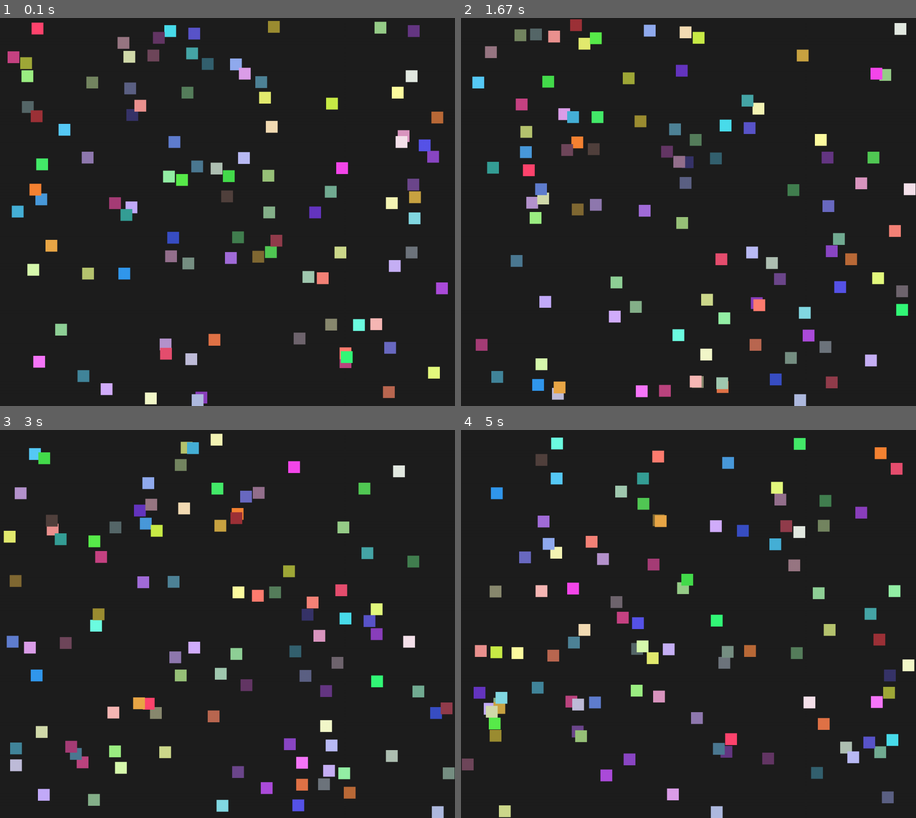
Above: before the commit, frames 1-4 (two rows, left to right).
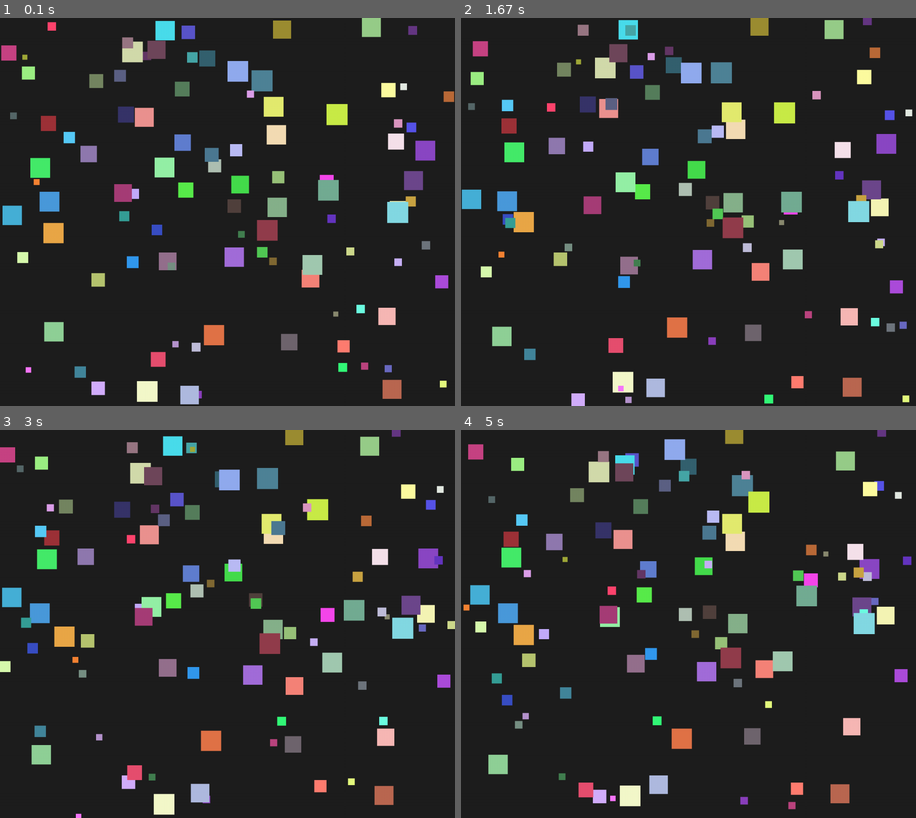
Above: after the commit, the same moments.

Repository: luc11Mhe/lab8-pygame
Game: pygame game, started from main.py
Same seed, same stepped clock (60 frames per second), same inputs: the game is played once before the commit and once after it.
Inputs:
- Up to frame 1 (0.1 s): no input
- Up to frame 2 (1.67 s): no input
- Up to frame 3 (3 s): no input
- Up to frame 4 (5 s): no input

The runs differ from the first frame. In frame 1, 14% of the frame differs, in the area x 0-100%, y 0-100%; in frame 2, 19%; in frame 3, 19%; in frame 4, 19%.

Commit message:
feat: max speed as a function of size

Diff:
--- a/main.py
+++ b/main.py
@@ -2,6 +2,9 @@
 import random
 
 pygame.init()
+MIN_SIZE = 10
+MAX_SIZE = 50
+MAX_SPEED = 5
 
 WIDTH, HEIGHT = 1080, 920
 screen = pygame.display.set_mode((WIDTH, HEIGHT))
@@ -12,12 +15,15 @@
 
 class Square:
     def __init__(self):
-        self.size = 28
+        self.size = random.randint(MIN_SIZE, MAX_SIZE)
+        speed_fact = (MAX_SIZE - self.size) / (MAX_SIZE - MIN_SIZE + 1)
+        self.max_speed = max(1, int(MAX_SPEED * speed_fact))
+
         self.x = random.randint(0, WIDTH - self.size)
         self.y = random.randint(0, HEIGHT - self.size)
 
-        self.dx = random.choice([-3, -2, -1, 1, 2, 3])
-        self.dy = random.choice([-3, -2, -1, 1, 2, 3])
+        self.dx = random.choice([-1, 1]) * random.randint(1, self.max_speed)
+        self.dy = random.choice([-1, 1]) * random.randint(1, self.max_speed)
 
         self.color = (
             random.randint(50, 255),
@@ -26,6 +32,14 @@
         )
 
     def move(self):
+        self.dx += random.choice([-1, 0, 1])
+        self.dy += random.choice([-1, 0, 1])
+
+        if abs(self.dx) > self.max_speed:
+            self.dx = self.max_speed if self.dx > 0 else -self.max_speed
+        if abs(self.dy) > self.max_speed:
+            self.dy = self.max_speed if self.dy > 0 else -self.max_speed
+
         self.x += self.dx
         self.y += self.dy
 
@@ -34,6 +48,8 @@
         if self.y <= 0 or self.y >= HEIGHT - self.size:
             self.dy *= -1
 
+    def draw(self, surface):
+        pygame.draw.rect(surface, self.color, (self.x, self.y, self.size, self.size))
     def draw(self, surface):
         pygame.draw.rect(surface, self.color, (self.x, self.y, self.size, self.size))
 
